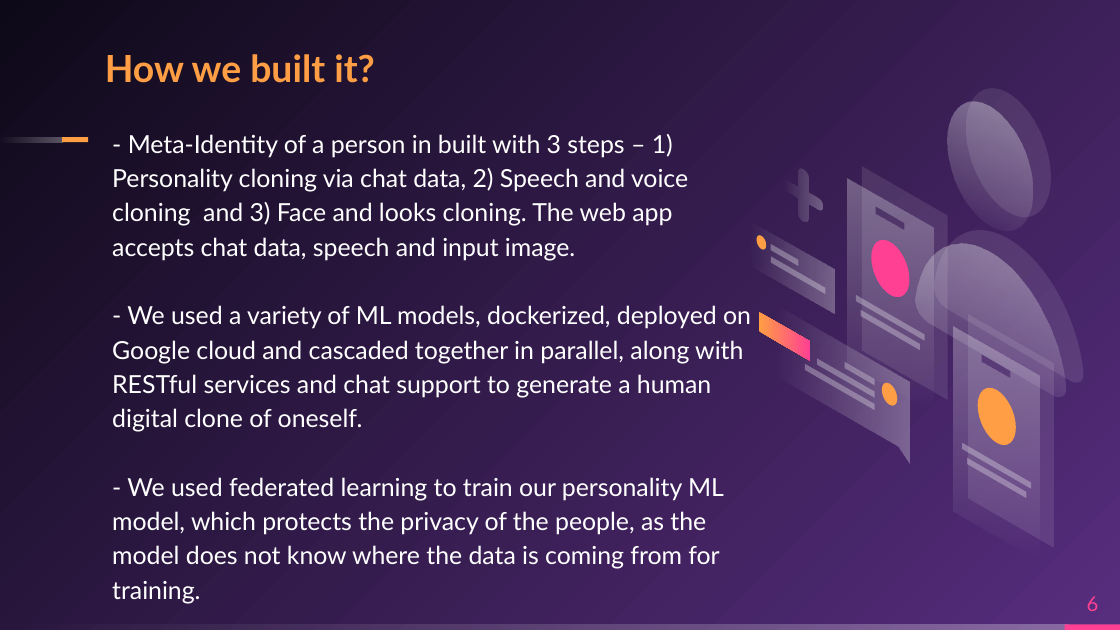
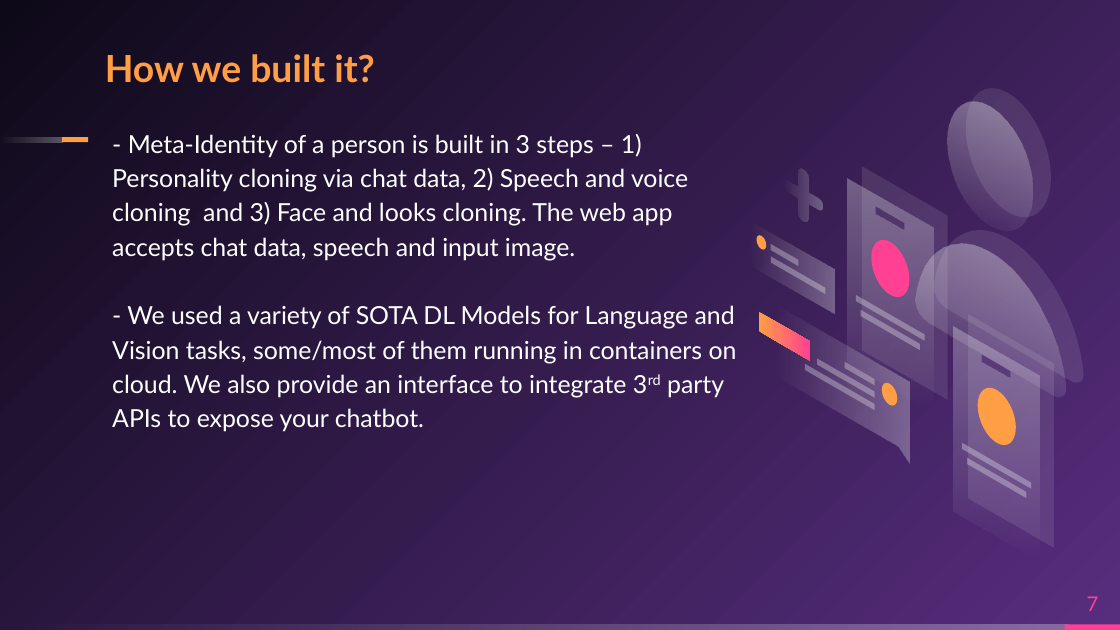
Before and after one commit to sacredvoid/hackUMass22, a slide deck: slide 7 of Meta-Indentity.pptx (slide 6 before the commit). Drawn at 1120x630 pixels with LibreOffice and Linux fonts; fonts in the diff are those of the drawing. Boxes give left, top, right and bottom in pixels: in the first picture for what was removed or moved away, otherwise in the second. Text is boxed around its words. In the diff, an @@ line names an element or a change of style, - is before the commit and + after.

```diff
--- a/Meta-Indentity.pptx
+++ b/Meta-Indentity.pptx
@@ text at [112,134,737,432]: text changed @@
-- Meta-Identity of a person in built with 3 steps – 1) Personality cloning via chat data, 2) Speech and voice cloning and 3) Face and looks cloning. The web app accepts chat data, speech and input image.
-- We used a variety of ML models, dockerized, deployed on Google cloud and cascaded together in parallel, along with RESTful services and chat support to generate a human digital clone of oneself.
-- We used federated learning to train our personality ML model, which protects the privacy of the people, as the model does not know where the data is coming from for training.
+- Meta-Identity of a person is built in 3 steps – 1) Personality cloning via chat data, 2) Speech and voice cloning and 3) Face and looks cloning. The web app accepts chat data, speech and input image.
+- We used a variety of SOTA DL Models for Language and Vision tasks, some/most of them running in containers on cloud. We also provide an interface to integrate 3rd party APIs to expose your chatbot.
@@ page number at [1087,596,1099,611]: text changed @@
-6
+7
```
Also in this commit, not shown: 6 other slides changed, 1 slide added.
